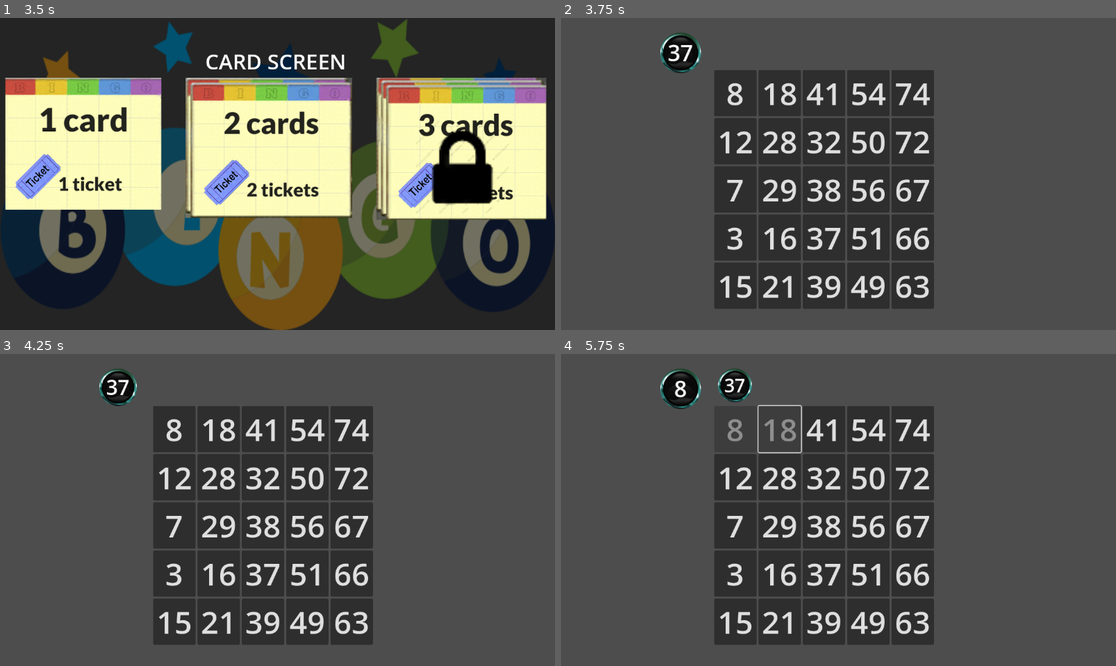
Above: before the commit, frames 1-4 (two rows, left to right).
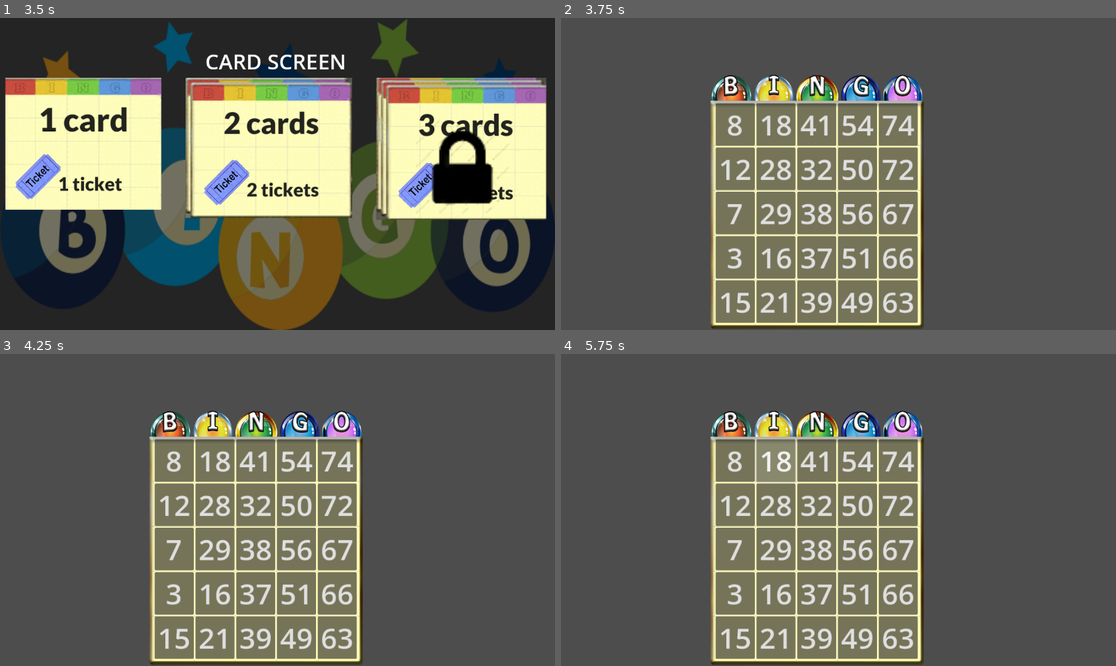
Above: after the commit, the same moments.

Repository: FuadAhmad/dgd-team-repo
Game: Godot game, scene res://main.tscn
Same seed, same stepped clock (60 frames per second), same inputs: the game is played once before the commit and once after it.
Inputs (mouse positions are in pixels of both pictures, inside the frame that each line leads up to):
- Up to frame 1 (3.5 s): click (499, 192) at 0.5 s; click (499, 192) at 1.25 s; click (499, 192) at 2 s; tap Enter at 2.75 s; move the mouse to (166, 192) at 2.77 s; click (166, 192) at 2.92 s
- Up to frame 2 (3.75 s): click (644, 149) at 3.5 s
- Up to frame 3 (4.25 s): no input
- Up to frame 4 (5.75 s): click "8" at 4.25 s; click "18" at 5 s

Frame 1 is identical in both runs. In frame 2, 33% of the frame differs, in the area x 17-68%, y 4-100%; in frame 3, 33%; in frame 4, 33%.
Error after the commit: Parse Error: Identifier "is_ball_calling" not declared in the current scope. (res://Gameplay/gameplay.gd:17)

Commit message:
Playable Bingo Game: proper daub, win condition, Bingo popup

Diff:
--- a/Gameplay/ball_call.gd
+++ b/Gameplay/ball_call.gd
@@ -1,8 +1,8 @@
 extends Node2D
 
 var number_to_call = []
-var called_index = 0
-var wait_for_seconds = 2
+
+var wait_for_seconds
 @export var ball:PackedScene;
 var ball_position_Xs = []
 var tween
@@ -10,8 +10,9 @@
 # Called when the node enters the scene tree for the first time.
 func _ready() -> void:
 	get_ball_position_Xs()
-	number_to_call =  get_random_numbers(25, 1, 75)
-	call_a_ball(wait_for_seconds)
+	number_to_call =  get_parent().number_to_call #get_random_numbers(25, 1, 75)
+	wait_for_seconds = get_parent().ball_call_interval
+	#call_a_ball(wait_for_seconds)
 
 
 # Called every frame. 'delta' is the elapsed time since the previous frame.
@@ -20,21 +21,19 @@
 
 
 
-func call_a_ball(seconds):
+func call_a_ball(number):
 	#print(called_index)
 	var new_ball = ball.instantiate()
-	new_ball.get_child(0).text = str(number_to_call[called_index])#.text = str(number_to_call[called_index])
+	new_ball.get_child(0).text = str(number)#.text = str(number_to_call[called_index])
 	add_child(new_ball) #add_child(new_ball, 0)
 	#new_ball.position.x = 200
 	tween = get_tree().create_tween()
-	tween.tween_property(new_ball, "scale", Vector2(.8,.8), seconds/1.5)
+	tween.tween_property(new_ball, "scale", Vector2(.8,.8), wait_for_seconds/1.5)
 
-	await get_tree().create_timer(seconds/2).timeout
+	await get_tree().create_timer(wait_for_seconds/2).timeout
 	move_old_balls()#move_balls()
-	await get_tree().create_timer(seconds/2).timeout
-	called_index += 1
-	if called_index < number_to_call.size():
-		call_a_ball(wait_for_seconds)
+	await get_tree().create_timer(wait_for_seconds/2).timeout
+
 
 
 func move_balls():
@@ -63,24 +62,11 @@
 
 func get_ball_position_Xs():
 	var tbs = get_children()
-	print(len(tbs))
+	#print(len(tbs))
 	for c in tbs:
 		#print(c.name)
 		ball_position_Xs.append(c.position) #.x
 
 	for c in tbs:
 		remove_child(c)
-	print('no. childs',len( get_children()))
-
-
-func get_random_numbers(nums, low, high):
-	var random_number_generator = RandomNumberGenerator.new()
-	random_number_generator.randomize()
-
-	var random_numbers = []
-	while len(random_numbers) < nums:
-		var random_int = random_number_generator.randi_range(low, high)
-		if random_int not in random_numbers:
-			random_numbers.append(random_int)
-
-	return random_numbers
+	#print('no. childs',len( get_children()))
--- a/Gameplay/board.gd
+++ b/Gameplay/board.gd
@@ -3,11 +3,16 @@
 @onready var buttons = get_children()
 var number2D = []
 var daubed2D = []
+var gameplay
+var BingoWinScreen
 # Called when the node enters the scene tree for the first time.
 func _ready() -> void:
 	make_board()
-
-	print(number2D)
+	print("Board's parent: ", get_parent().name)
+	gameplay = get_parent()
+	BingoWinScreen = gameplay.get_node("BingoWin")
+	BingoWinScreen.visible = false
+	#print(number2D)
 
 
 # Called every frame. 'delta' is the elapsed time since the previous frame.
@@ -28,14 +33,55 @@
 func set_board_UI():
 	var button_index = 0
 	for button in buttons:
-		button.connect("pressed", _on_button_daub.bind(button_index, button))
-		button.text = str(number2D[button_index%5][button_index/5])#.pop_back())
+		var number =  number2D[button_index%5][button_index/5]
+		button.connect("pressed", _on_button_daub.bind(button_index, button, number))
+		button.text = str(number)#.pop_back())
 		button_index += 1
 
 
-func _on_button_daub(indx, button):
-	print("Pressed button index", indx)
-	button.disabled = true
+func _on_button_daub(index, button, number):
+	#print("Pressed button index", indx)
+	#daubed2D[index%5][index/5] = 1 Test only
+	if gameplay.check_if_called(number):
+		daubed2D[index%5][index/5] = 1
+		check_for_bingo()
+		button.disabled = true
+
+func set_bingo_win():
+	BingoWinScreen.visible = true
+
+func check_for_bingo():
+	#check rows
+	for row in daubed2D:
+		var summ = 0
+		for x in row:
+			summ += x
+		if summ == 5:
+			print("----BINGO--row-")
+			set_bingo_win()
+
+	#check columns
+	for i in range(0,5):
+		var summ = 0
+		for j in range(0,5):
+			summ += daubed2D[j][i]
+		if summ == 5:
+			print("----BINGO--col-")
+			set_bingo_win()
+
+	#check diagonal
+	var summ = 0
+	for j in range(0,5):
+		summ += daubed2D[j][j]
+	if summ == 5:
+		print("----BINGO--diagonal[i,i]-")
+		set_bingo_win()
+
+	summ = daubed2D[0][4] + daubed2D[1][3]+ daubed2D[2][2] + daubed2D[3][1] + daubed2D[4][0]
+	if summ == 5:
+		print("----BINGO--diagonal /-")
+		set_bingo_win()
+
 
 func get_random_numbers(nums, low, high):
 		var random_number_generator = RandomNumberGenerator.new()
--- a/Gameplay/board.tscn
+++ b/Gameplay/board.tscn
@@ -8,8 +8,8 @@
 anchor_bottom = 1.0
 offset_left = 200.0
 offset_top = 128.0
-offset_right = 656.0
-offset_bottom = 584.0
+offset_right = -472.0
+offset_bottom = -40.0
 grow_horizontal = 2
 grow_vertical = 2
 size_flags_horizontal = 4
--- a/Gameplay/gameplay.gd
+++ b/Gameplay/gameplay.gd
@@ -1,11 +1,44 @@
 extends Node2D
 
+var number_to_call = []
 
 # Called when the node enters the scene tree for the first time.
 func _ready() -> void:
-	pass # Replace with function body.
-
+	number_to_call =  get_random_numbers(55, 1, 75)
+	call_a_ball()
+	var tween = get_tree().create_tween()
+	#tween.tween_property($BallCall, "position", Vector2(500,200), 5 )
 
 # Called every frame. 'delta' is the elapsed time since the previous frame.
 func _process(delta: float) -> void:
 	pass
+
+func call_a_ball():
+	if is_ball_calling and (called_index < number_to_call.size()):
+		$BallCall.call_a_ball(number_to_call[called_index])
+		called_index += 1
+
+	await get_tree().create_timer(ball_call_interval).timeout
+	call_a_ball()
+
+func set_is_ball_calling(state):
+	is_ball_calling = state
+	call_a_ball()
+
+func check_if_called(num):
+	if num in number_to_call.slice(0, called_index):
+		return true;
+
+	return false
+
+func get_random_numbers(nums, low, high):
+	var random_number_generator = RandomNumberGenerator.new()
+	random_number_generator.randomize()
+
+	var random_numbers = []
+	while len(random_numbers) < nums:
+		var random_int = random_number_generator.randi_range(low, high)
+		if random_int not in random_numbers:
+			random_numbers.append(random_int)
+
+	return random_numbers
--- a/Gameplay/gameplay.tscn
+++ b/Gameplay/gameplay.tscn
@@ -1,12 +1,30 @@
-[gd_scene load_steps=5 format=3 uid="uid://c7c1l6j2kjnsa"]
+[gd_scene load_steps=7 format=3 uid="uid://c7c1l6j2kjnsa"]
 
 [ext_resource type="Script" path="res://Gameplay/gameplay.gd" id="1_k0f4f"]
+[ext_resource type="Texture2D" uid="uid://dagb0tnl2wjrm" path="res://Gameplay/bingo-card2.png" id="2_edurn"]
 [ext_resource type="Script" path="res://Gameplay/ball_call.gd" id="2_j37dy"]
 [ext_resource type="PackedScene" uid="uid://bkhq58ogy7np" path="res://Gameplay/ball.tscn" id="3_r3gmh"]
 [ext_resource type="PackedScene" uid="uid://cu2tp6yfuvbvf" path="res://Gameplay/board.tscn" id="3_sg2tb"]
+[ext_resource type="Texture2D" uid="uid://dfatjksuo6srg" path="res://Gameplay/goodBingoBG.jpg" id="6_jqddx"]
 
 [node name="Gameplay" type="Node2D"]
 script = ExtResource("1_k0f4f")
+
+[node name="CardBG" type="TextureRect" parent="."]
+anchors_preset = 8
+anchor_left = 0.5
+anchor_top = 0.5
+anchor_right = 0.5
+anchor_bottom = 0.5
+offset_left = 310.0
+offset_top = 118.0
+offset_right = 753.0
+offset_bottom = 1386.0
+grow_horizontal = 2
+grow_vertical = 2
+scale = Vector2(1, 0.417)
+texture = ExtResource("2_edurn")
+expand_mode = 4
 
 [node name="BallCall" type="Node2D" parent="."]
 position = Vector2(6, 30)
@@ -39,5 +57,32 @@
 offset_bottom = 40.0
 
 [node name="Board" parent="." instance=ExtResource("3_sg2tb")]
-offset_left = 318.0
-offset_right = 774.0
+clip_contents = true
+anchors_preset = 5
+anchor_left = 0.5
+anchor_right = 0.5
+anchor_bottom = 0.0
+offset_left = 321.0
+offset_top = 177.0
+offset_right = 777.0
+offset_bottom = 633.0
+grow_vertical = 1
+scale = Vector2(0.92, 0.92)
+
+[node name="BingoWin" type="TextureRect" parent="."]
+offset_left = 304.0
+offset_top = 173.0
+offset_right = 773.0
+offset_bottom = 646.0
+texture = ExtResource("6_jqddx")
+
+[node name="Label" type="Label" parent="BingoWin"]
+layout_mode = 0
+offset_left = 3.0
+offset_top = 118.0
+offset_right = 461.0
+offset_bottom = 309.0
+theme_override_font_sizes/font_size = 104
+text = "B I N G O
+W I N"
+horizontal_alignment = 1
Binary file added: Gameplay/bingo-card2.png
Not shown, added: Gameplay/bingo-card2.png.import
Binary file added: Gameplay/goodBingoBG.jpg
Not shown, added: Gameplay/goodBingoBG.jpg.import
